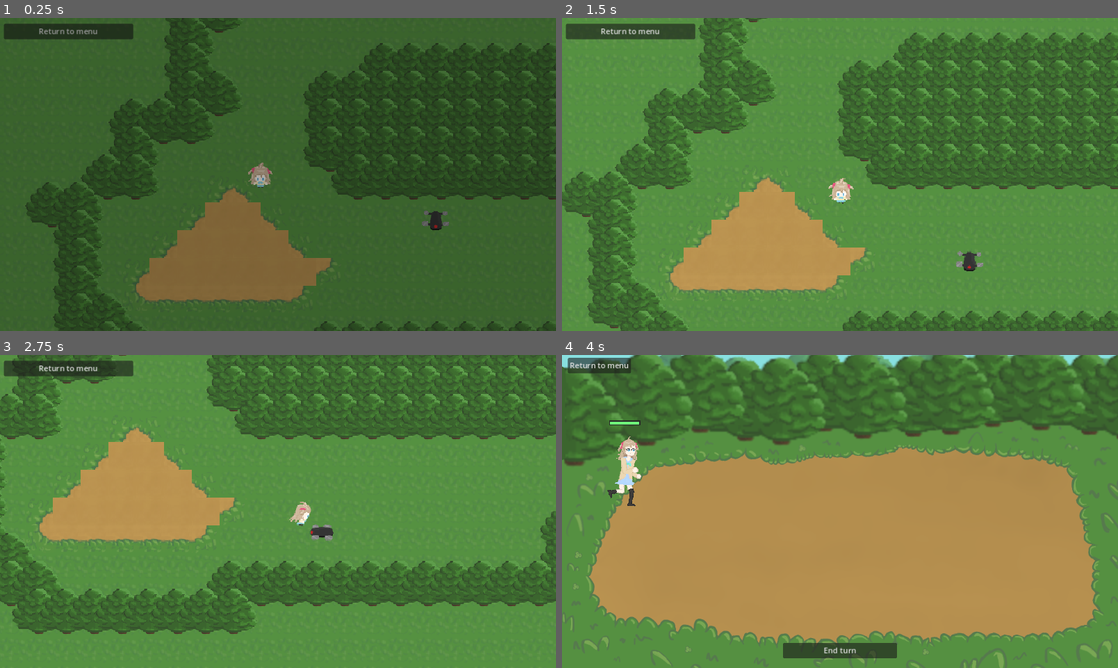
Above: before the commit, frames 1-4 (two rows, left to right).
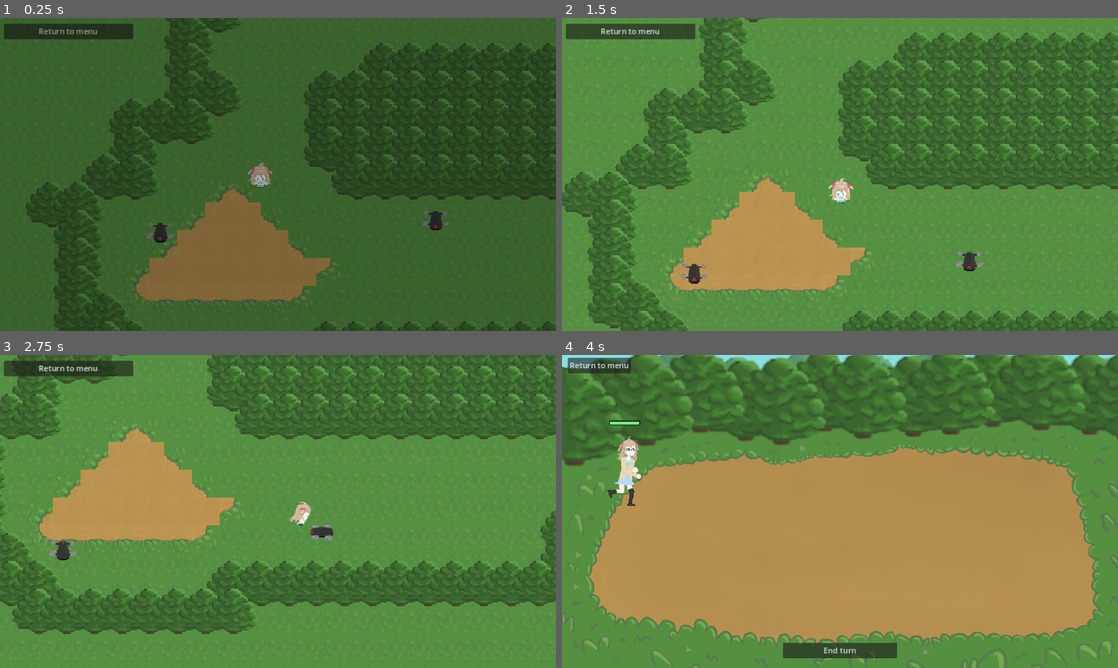
Above: after the commit, the same moments.

Repository: FeliciaPino/NeuroWarriors
Game: Godot game, scene res://scenes/overworld/forest/forest_room_1.tscn
The game is run twice, just before and just after one commit, with the same random seed, the same clock (stepped at 60 frames per second) and the same inputs. This scene is started directly instead of the project's main scene. Sound files missing from this copy of the repository are replaced by a short silence.
Inputs (mouse positions are in pixels of both pictures, inside the frame that each line leads up to):
- Up to frame 1 (0.25 s): no input
- Up to frame 2 (1.5 s): move the mouse to (962, 158) at 0.52 s; hold Right (right) 0.53-1.28 s; click (962, 158) at 0.67 s; move the mouse to (728, 190) at 1.27 s; hold Down (down) from 1.28 s (still down)
- Up to frame 3 (2.75 s): move the mouse to (333, 442) at 2.02 s; release Down (down) at 2.03 s; hold Right (right) from 2.03 s (still down)
- Up to frame 4 (4 s): move the mouse to (812, 574) at 2.77 s; release Right (right) at 2.78 s; hold Up (up) 2.78-3.53 s; click (812, 574) at 2.92 s; move the mouse to (1006, 558) at 3.52 s; hold Left (left) from 3.53 s (still down)

The runs differ from the first frame. In frame 1, 0.2% of the frame differs, in the area x 26-32%, y 65-72%; in frame 2, 0.2%; in frame 3, 0.2%, in the area x 8-14%, y 59-66%; in frame 4, nothing differs.

Commit message:
Added enemy respawning

Diff:
--- a/scenes/overworld/forest/forest_room_1.tscn
+++ b/scenes/overworld/forest/forest_room_1.tscn
@@ -73,3 +73,19 @@
 level_path = "res://scenes/levels/forest/forest_1.tscn"
 id = "enemy1"
 target_spot = NodePath("../PathFollow2D")
+
+[node name="Path2D2" type="Path2D" parent="Enemies" index="1"]
+position = Vector2(-115, -3)
+curve = SubResource("Curve2D_flfrs")
+
+[node name="PathFollow2D" type="PathFollow2D" parent="Enemies/Path2D2" index="0"]
+position = Vector2(0, 1)
+rotation = 1.57981
+script = ExtResource("3_nq1n5")
+speed = 50.0
+
+[node name="Enemy" parent="Enemies/Path2D2" index="1" node_paths=PackedStringArray("target_spot") instance=ExtResource("4_tfs5m")]
+level_path = "res://scenes/levels/forest/forest_1.tscn"
+id = "enemy2"
+target_spot = NodePath("../PathFollow2D")
+enemy_respawns = true
--- a/scripts/overworld/overworld_enemy.gd
+++ b/scripts/overworld/overworld_enemy.gd
@@ -5,7 +5,7 @@
 @export var id:String
 @export var target_spot:Node2D
 @export var movement_speed:float
-
+@export var enemy_respawns:bool = false
 var global_id:String
 
 @onready var enemy_body = $Body
@@ -14,10 +14,15 @@
 func _ready() -> void:
 	visible = false
 	global_id = get_tree().current_scene.name+"_"+id
+	if enemy_respawns and GameState.arrival_passage_name != "":
+		GameState.remove_overworld_enemy_defeated(global_id)
 	if GameState.is_overworld_enemy_defeated(global_id):
 		queue_free()
 	else:
 		visible = true
+	if GameState.arrival_passage_name=="":
+
+		pass
 
 func encounter():
 	GameState.current_level = ""
--- a/scripts/singletons/GameState.gd
+++ b/scripts/singletons/GameState.gd
@@ -78,6 +78,8 @@
 	SaveManager.save_game(current_save_slot_index)
 func is_overworld_enemy_defeated(enemy_id:String):
 	return overworld_info["defeated_enemies"].get(enemy_id,false)
+func remove_overworld_enemy_defeated(enemy_id:String):
+	overworld_info["defeated_enemies"][enemy_id]=false
 func unlock_character(character_name:String):
 	print(str(self,":unlocked ",character_name))
 	characters_save_info[character_name]["unlocked"] = true
